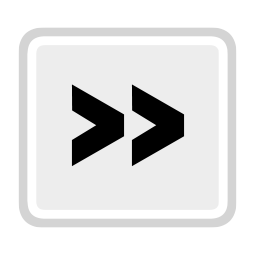
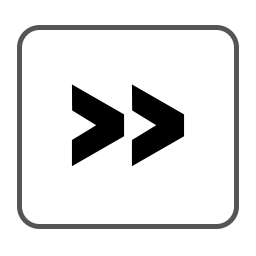
Layers edited between the first and the second 256px x 256px image:
added layer "Rectangle 1" above "Vector Smart Object" over box(17, 25, 239, 229)
hid "Vector Smart Object" (2nd of 2) over box(18, 27, 237, 228)
